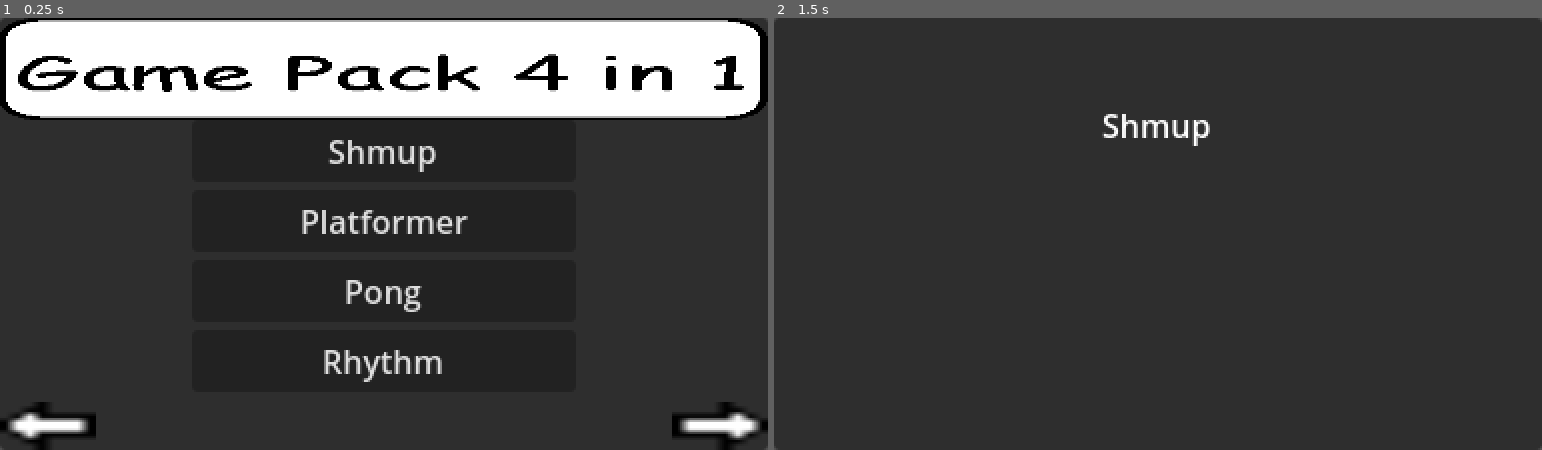
Above: before the commit, frames 1-2 (left to right).
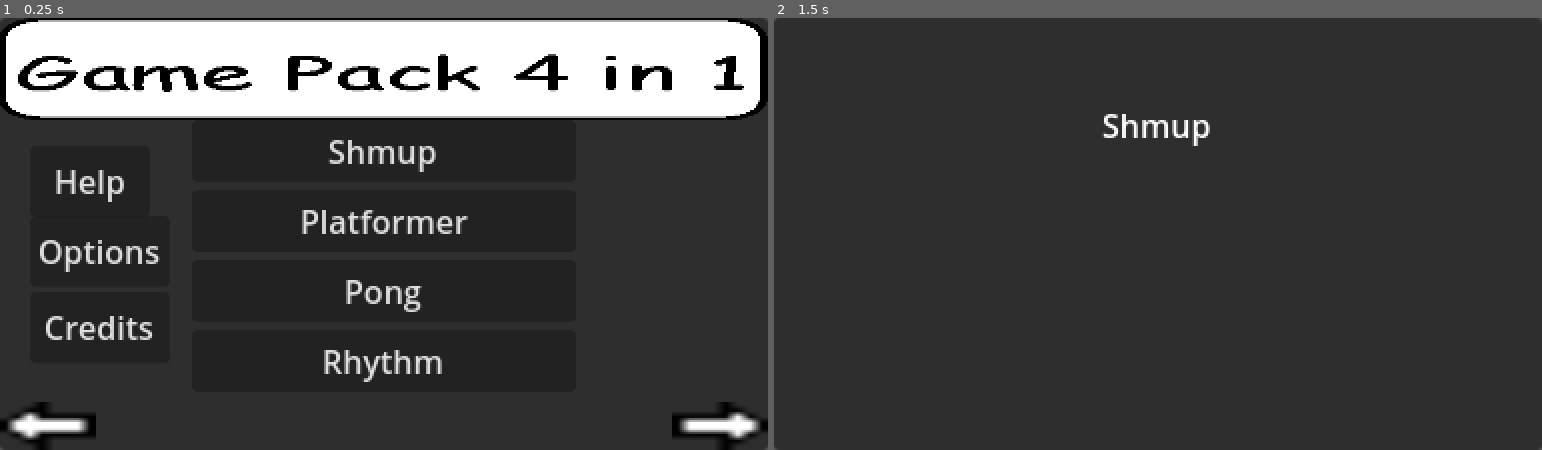
Above: after the commit, the same moments.

Repository: iirlas/acerola-jam-0
Game: Godot game, scene res://main.tscn
The game is run twice, just before and just after one commit, with the same random seed, the same clock (stepped at 60 frames per second) and the same inputs.
Inputs:
- Up to frame 1 (0.25 s): no input
- Up to frame 2 (1.5 s): click "Shmup" at 0.5 s; tap Enter at 1.25 s; hold Right (ui_right) from 1.28 s (still down); hold Z (action_0) from 1.28 s (still down)

The runs differ from the first frame. In frame 1, 1.0% of the frame differs, in the area x 5-21%, y 35-75%; in frame 2, nothing differs.

Commit message:
Added option_screen, help_screen, and credits_screen

Diff:
--- a/scene_manager/scene_manager.tscn
+++ b/scene_manager/scene_manager.tscn
@@ -1,11 +1,14 @@
-[gd_scene load_steps=8 format=3 uid="uid://cr2j76p1cx5ha"]
+[gd_scene load_steps=11 format=3 uid="uid://cr2j76p1cx5ha"]
 
 [ext_resource type="Script" path="res://scene_manager/scene_manager.gd" id="1_hxam3"]
 [ext_resource type="Script" path="res://scene_manager/scene_loader.gd" id="2_74nh0"]
 [ext_resource type="PackedScene" uid="uid://mnt4k7yyxmbm" path="res://title_screen/title_screen.tscn" id="2_myo37"]
 [ext_resource type="PackedScene" uid="uid://2utou20l2uuj" path="res://title_screen/level_title_screen.tscn" id="4_g68jm"]
+[ext_resource type="PackedScene" uid="uid://csqp8gnwx0gah" path="res://title_screen/help_screen.tscn" id="4_hvkrs"]
+[ext_resource type="PackedScene" uid="uid://i17x6yqeyodl" path="res://title_screen/option_screen.tscn" id="4_ytf04"]
 [ext_resource type="PackedScene" uid="uid://cigcjrpva1ogs" path="res://title_screen/win_screen.tscn" id="5_ub7q1"]
 [ext_resource type="PackedScene" uid="uid://2diyo25mqp05" path="res://title_screen/loss_screen.tscn" id="6_4lxyj"]
+[ext_resource type="PackedScene" uid="uid://dwnksxw2vt8ik" path="res://title_screen/credits_screen.tscn" id="6_7dg57"]
 [ext_resource type="Script" path="res://scene_manager/scene_manager_jump.gd" id="6_ha0bp"]
 
 [node name="SceneManager" type="Node"]
@@ -15,14 +18,17 @@
 script = ExtResource("2_74nh0")
 scene = ExtResource("2_myo37")
 
+[node name="Help" type="Node" parent="TitleScreen"]
+script = ExtResource("2_74nh0")
+scene = ExtResource("4_hvkrs")
+
 [node name="Options" type="Node" parent="TitleScreen"]
 script = ExtResource("2_74nh0")
+scene = ExtResource("4_ytf04")
 
 [node name="Credits" type="Node" parent="TitleScreen"]
 script = ExtResource("2_74nh0")
-
-[node name="Help" type="Node" parent="TitleScreen"]
-script = ExtResource("2_74nh0")
+scene = ExtResource("6_7dg57")
 
 [node name="LevelTitleScreen" type="Node" parent="TitleScreen"]
 script = ExtResource("2_74nh0")
--- /dev/null
+++ b/title_screen/credits_screen.tscn
@@ -0,0 +1,81 @@
+[gd_scene load_steps=3 format=3 uid="uid://dwnksxw2vt8ik"]
+
+[ext_resource type="Texture2D" uid="uid://cpvt7ni244knq" path="res://title.png" id="1_sibuy"]
+
+[sub_resource type="GDScript" id="GDScript_06jsq"]
+resource_name = "BackButton"
+script/source = "extends Button
+
+
+func _on_pressed():
+	SceneManager.goto_root()
+"
+
+[node name="OptionScreen" type="Control"]
+layout_mode = 3
+anchors_preset = 15
+anchor_right = 1.0
+anchor_bottom = 1.0
+grow_horizontal = 2
+grow_vertical = 2
+
+[node name="Panel" type="Panel" parent="."]
+layout_mode = 1
+anchors_preset = 15
+anchor_right = 1.0
+anchor_bottom = 1.0
+grow_horizontal = 2
+grow_vertical = 2
+
+[node name="Title" type="TextureRect" parent="."]
+layout_mode = 1
+anchors_preset = -1
+anchor_right = 1.0
+anchor_bottom = 0.236
+offset_bottom = 0.0239983
+texture = ExtResource("1_sibuy")
+expand_mode = 1
+
+[node name="BackButton" type="Button" parent="."]
+layout_mode = 1
+anchors_preset = -1
+anchor_left = 0.883
+anchor_top = 0.852
+anchor_right = 1.0
+anchor_bottom = 1.0
+offset_left = -0.0720215
+offset_top = -0.0320129
+grow_horizontal = 2
+grow_vertical = 2
+text = "Back"
+script = SubResource("GDScript_06jsq")
+
+[node name="Label" type="Label" parent="."]
+layout_mode = 1
+anchors_preset = -1
+anchor_left = 0.154
+anchor_top = 0.236
+anchor_right = 0.836
+anchor_bottom = 0.824
+offset_left = -0.136005
+offset_top = 0.0239983
+offset_right = 2.97598
+offset_bottom = 0.0159912
+text = "Made By iirlas"
+horizontal_alignment = 1
+vertical_alignment = 1
+
+[node name="LinkButton" type="LinkButton" parent="."]
+layout_mode = 1
+anchors_preset = -1
+anchor_left = 0.375
+anchor_top = 0.894
+anchor_right = 0.633
+anchor_bottom = 1.0
+offset_left = -1.52588e-05
+offset_top = -0.104004
+offset_right = -0.0720062
+text = "More Games"
+uri = "https://codelitter.itch.io/"
+
+[connection signal="pressed" from="BackButton" to="BackButton" method="_on_pressed"]
--- /dev/null
+++ b/title_screen/help_screen.tscn
@@ -0,0 +1,70 @@
+[gd_scene load_steps=3 format=3 uid="uid://csqp8gnwx0gah"]
+
+[ext_resource type="Texture2D" uid="uid://cpvt7ni244knq" path="res://title.png" id="1_2yur5"]
+
+[sub_resource type="GDScript" id="GDScript_06jsq"]
+resource_name = "BackButton"
+script/source = "extends Button
+
+
+func _on_pressed():
+	SceneManager.goto_root()
+"
+
+[node name="OptionScreen" type="Control"]
+layout_mode = 3
+anchors_preset = 15
+anchor_right = 1.0
+anchor_bottom = 1.0
+grow_horizontal = 2
+grow_vertical = 2
+
+[node name="Panel" type="Panel" parent="."]
+layout_mode = 1
+anchors_preset = 15
+anchor_right = 1.0
+anchor_bottom = 1.0
+grow_horizontal = 2
+grow_vertical = 2
+
+[node name="Title" type="TextureRect" parent="."]
+layout_mode = 1
+anchors_preset = -1
+anchor_right = 1.0
+anchor_bottom = 0.236
+offset_bottom = 0.0239983
+texture = ExtResource("1_2yur5")
+expand_mode = 1
+
+[node name="BackButton" type="Button" parent="."]
+layout_mode = 1
+anchors_preset = -1
+anchor_left = 0.883
+anchor_top = 0.852
+anchor_right = 1.0
+anchor_bottom = 1.0
+offset_left = -0.0720215
+offset_top = -0.0320129
+grow_horizontal = 2
+grow_vertical = 2
+text = "Back"
+script = SubResource("GDScript_06jsq")
+
+[node name="Label" type="Label" parent="."]
+layout_mode = 1
+anchors_preset = -1
+anchor_left = 0.154
+anchor_top = 0.236
+anchor_right = 0.836
+anchor_bottom = 0.824
+offset_left = -0.136005
+offset_top = 0.0239983
+offset_right = 2.97598
+offset_bottom = 0.0159912
+text = "Controls:
+
+Arrow keys - Up/Down/Left/Right
+Z - Shoot
+X - Jump"
+
+[connection signal="pressed" from="BackButton" to="BackButton" method="_on_pressed"]
--- a/title_screen/option_screen.tscn
+++ b/title_screen/option_screen.tscn
@@ -1,4 +1,31 @@
-[gd_scene format=3 uid="uid://i17x6yqeyodl"]
+[gd_scene load_steps=4 format=3 uid="uid://i17x6yqeyodl"]
+
+[ext_resource type="Texture2D" uid="uid://cpvt7ni244knq" path="res://title.png" id="1_6xfk3"]
+
+[sub_resource type="GDScript" id="GDScript_06jsq"]
+resource_name = "BackButton"
+script/source = "extends Button
+
+
+func _on_pressed():
+	SceneManager.goto_root()
+"
+
+[sub_resource type="GDScript" id="GDScript_e608x"]
+resource_name = "FullscreenButton"
+script/source = "extends CheckButton
+
+
+func _ready():
+	set_pressed_no_signal(DisplayServer.window_get_mode() == DisplayServer.WINDOW_MODE_FULLSCREEN)
+
+
+func _on_toggled(toggled_on):
+	if toggled_on:
+		DisplayServer.window_set_mode(DisplayServer.WINDOW_MODE_FULLSCREEN)
+	else:
+		DisplayServer.window_set_mode(DisplayServer.WINDOW_MODE_WINDOWED)
+"
 
 [node name="OptionScreen" type="Control"]
 layout_mode = 3
@@ -8,10 +35,68 @@
 grow_horizontal = 2
 grow_vertical = 2
 
-[node name="GridContainer" type="VBoxContainer" parent="."]
+[node name="Panel" type="Panel" parent="."]
+layout_mode = 1
+anchors_preset = 15
+anchor_right = 1.0
+anchor_bottom = 1.0
+grow_horizontal = 2
+grow_vertical = 2
+
+[node name="Title" type="TextureRect" parent="."]
+layout_mode = 1
+anchors_preset = -1
+anchor_right = 1.0
+anchor_bottom = 0.236
+offset_bottom = 0.0239983
+texture = ExtResource("1_6xfk3")
+expand_mode = 1
+
+[node name="BackButton" type="Button" parent="."]
+layout_mode = 1
+anchors_preset = -1
+anchor_left = 0.883
+anchor_top = 0.852
+anchor_right = 1.0
+anchor_bottom = 1.0
+offset_left = -0.0720215
+offset_top = -0.0320129
+grow_horizontal = 2
+grow_vertical = 2
+text = "Back"
+script = SubResource("GDScript_06jsq")
+
+[node name="VBoxContainer" type="VBoxContainer" parent="."]
 layout_mode = 1
 anchors_preset = -1
 anchor_left = 0.25
 anchor_top = 0.25
 anchor_right = 0.75
 anchor_bottom = 0.75
+
+[node name="Volume" type="HBoxContainer" parent="VBoxContainer"]
+layout_mode = 2
+
+[node name="Label" type="Label" parent="VBoxContainer/Volume"]
+layout_mode = 2
+text = "Volume"
+
+[node name="HSlider" type="HSlider" parent="VBoxContainer/Volume"]
+layout_mode = 2
+size_flags_horizontal = 3
+size_flags_vertical = 1
+value = 50.0
+
+[node name="FullScreen" type="HBoxContainer" parent="VBoxContainer"]
+layout_mode = 2
+
+[node name="Label" type="Label" parent="VBoxContainer/FullScreen"]
+layout_mode = 2
+text = "Fullscreen"
+
+[node name="CheckButton" type="CheckButton" parent="VBoxContainer/FullScreen"]
+layout_mode = 2
+script = SubResource("GDScript_e608x")
+
+[connection signal="pressed" from="BackButton" to="BackButton" method="_on_pressed"]
+[connection signal="toggled" from="VBoxContainer/FullScreen/CheckButton" to="VBoxContainer/FullScreen/CheckButton" method="_on_toggled"]
--- /dev/null
+++ b/title_screen/title_screen.gd
@@ -0,0 +1,13 @@
+extends Control
+
+
+func _on_help_pressed():
+	SceneManager.goto_child(0)
+
+
+func _on_options_pressed():
+	SceneManager.goto_child(1)
+
+
+func _on_credits_pressed():
+	SceneManager.goto_child(2)
--- a/title_screen/title_screen.tscn
+++ b/title_screen/title_screen.tscn
@@ -1,7 +1,8 @@
-[gd_scene load_steps=8 format=3 uid="uid://mnt4k7yyxmbm"]
+[gd_scene load_steps=9 format=3 uid="uid://mnt4k7yyxmbm"]
 
 [ext_resource type="Texture2D" uid="uid://cpvt7ni244knq" path="res://title.png" id="1_ariwo"]
 [ext_resource type="Script" path="res://title_screen/level_select.gd" id="1_u3rku"]
+[ext_resource type="Script" path="res://title_screen/title_screen.gd" id="1_v8gs6"]
 [ext_resource type="PackedScene" uid="uid://dwcimwhyjcdc1" path="res://platformer/platformer.tscn" id="3_437gj"]
 [ext_resource type="PackedScene" uid="uid://dshewc6y1bq54" path="res://shmup/shmup.tscn" id="3_qfqf7"]
 [ext_resource type="PackedScene" uid="uid://c24mbbj6d6v62" path="res://pong/pong.tscn" id="4_8sv4h"]
@@ -15,6 +16,7 @@
 anchor_bottom = 1.0
 grow_horizontal = 2
 grow_vertical = 2
+script = ExtResource("1_v8gs6")
 
 [node name="Panel" type="Panel" parent="."]
 layout_mode = 1
@@ -24,7 +26,7 @@
 grow_horizontal = 2
 grow_vertical = 2
 
-[node name="TextureRect" type="TextureRect" parent="."]
+[node name="Title" type="TextureRect" parent="."]
 layout_mode = 1
 anchors_preset = -1
 anchor_right = 1.0
@@ -94,5 +96,47 @@
 stretch_mode = 0
 flip_h = true
 
+[node name="Help" type="Button" parent="."]
+layout_mode = 1
+anchors_preset = -1
+anchor_left = 0.039
+anchor_top = 0.196
+anchor_right = 0.195
+anchor_bottom = 0.36
+offset_left = 0.0240002
+offset_top = 21.664
+offset_right = 0.119995
+offset_bottom = 21.668
+text = "Help"
+
+[node name="Options" type="Button" parent="."]
+layout_mode = 1
+anchors_preset = -1
+anchor_left = 0.039
+anchor_top = 0.381
+anchor_right = 0.221
+anchor_bottom = 0.545
+offset_left = 0.0240002
+offset_top = 16.704
+offset_right = 0.135994
+offset_bottom = 16.708
+text = "Options"
+
+[node name="Credits" type="Button" parent="."]
+layout_mode = 1
+anchors_preset = -1
+anchor_left = 0.039
+anchor_top = 0.582
+anchor_right = 0.221
+anchor_bottom = 0.746
+offset_left = 0.0240002
+offset_top = 11.288
+offset_right = 0.135994
+offset_bottom = 11.292
+text = "Credits"
+
 [connection signal="pressed" from="LevelSelect/ButtonNextPage" to="LevelSelect" method="_on_button_next_page_pressed"]
 [connection signal="pressed" from="LevelSelect/ButtonPrevPage" to="LevelSelect" method="_on_button_prev_page_pressed"]
+[connection signal="pressed" from="Help" to="." method="_on_help_pressed"]
+[connection signal="pressed" from="Options" to="." method="_on_options_pressed"]
+[connection signal="pressed" from="Credits" to="." method="_on_credits_pressed"]
